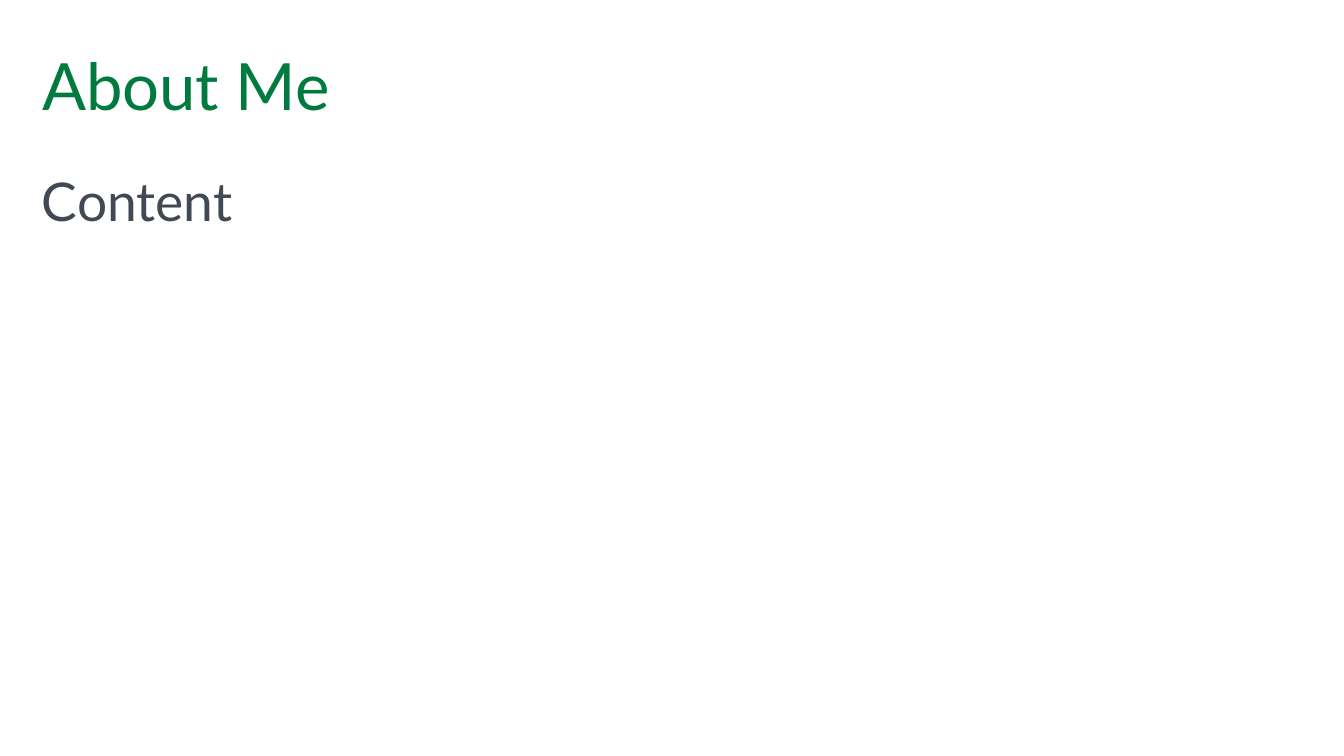
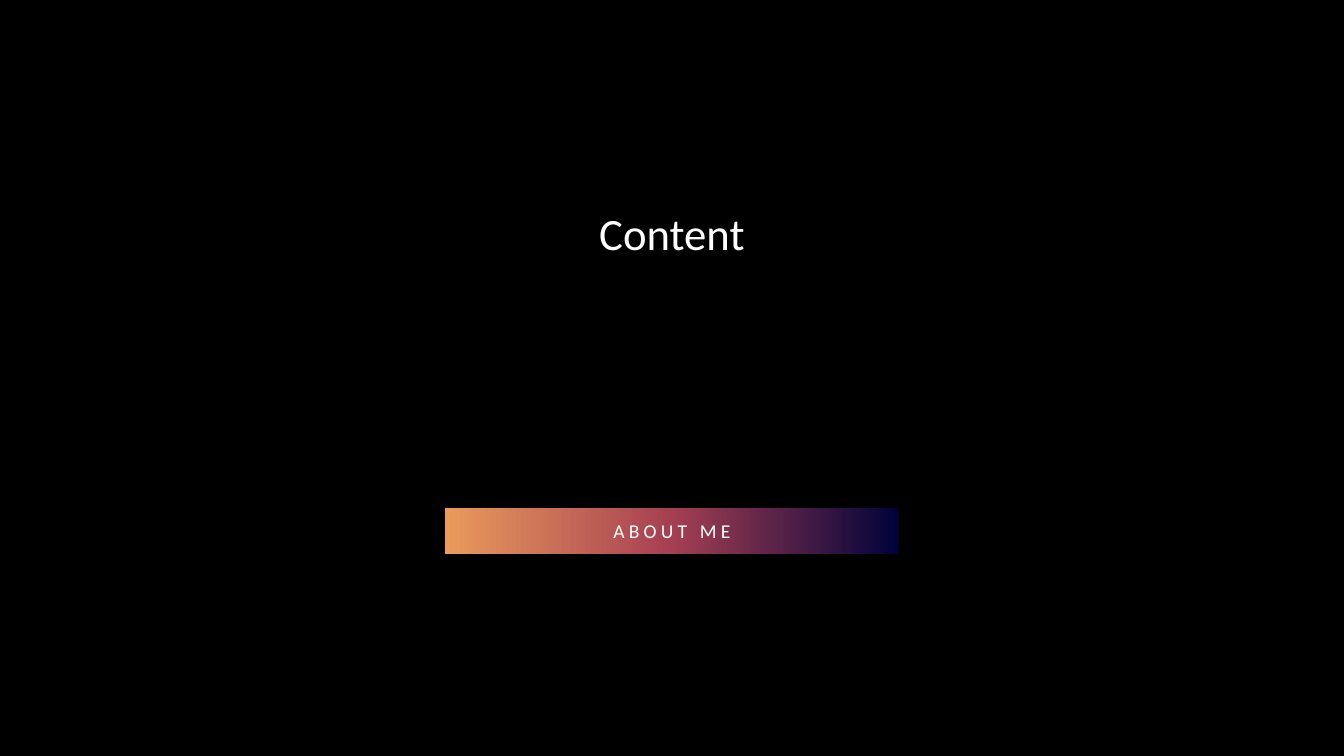
Before and after one commit to dataplat/community-presentations, a slide deck: slide 2 of andy-levy/BackupManagement/Backup Management with dbatools.pptx. Drawn at 1344x756 pixels with LibreOffice and Linux fonts; fonts in the diff are those of the drawing; background and template pictures are left out. Boxes give left, top, right and bottom in pixels: in the first picture for what was removed or moved away, otherwise in the second. Text is boxed around its words. In the diff, an @@ line names an element or a change of style, - is before the commit and + after.

```diff
--- a/andy-levy/BackupManagement/Backup Management with dbatools.pptx
+++ b/andy-levy/BackupManagement/Backup Management with dbatools.pptx
@@ background #FFFFFF to #000000 @@
@@ text "Content": place and size @@
-text "Content" at (42, 182, 232, 222)
+text "Content" at (599, 221, 744, 251)
@@ text "Content" at (599, 221, 744, 251): size 36 to 30.2 pt, font Lato to Calibri, text colour #414A54 to #FFFFFF; alignment left to centre; line spacing 1 to 1.5; more space between paragraphs @@
@@ title "ABOUT ME": place and size @@
-title "ABOUT ME" at (42, 62, 330, 111)
+title "ABOUT ME" at (445, 508, 898, 555)
@@ title "ABOUT ME" at (445, 508, 898, 555): fill none to gradient #01023B to #A53F52 to #EA9A5C @@
@@ title at (613, 525, 730, 538): text changed; size 44 to 13.2 pt; font Lato to Calibri; text colour #007A3E to #FFFFFF @@
-About Me
+ABOUT ME
```
Also in this commit, not shown: 6 other slides changed, 1 other file.
